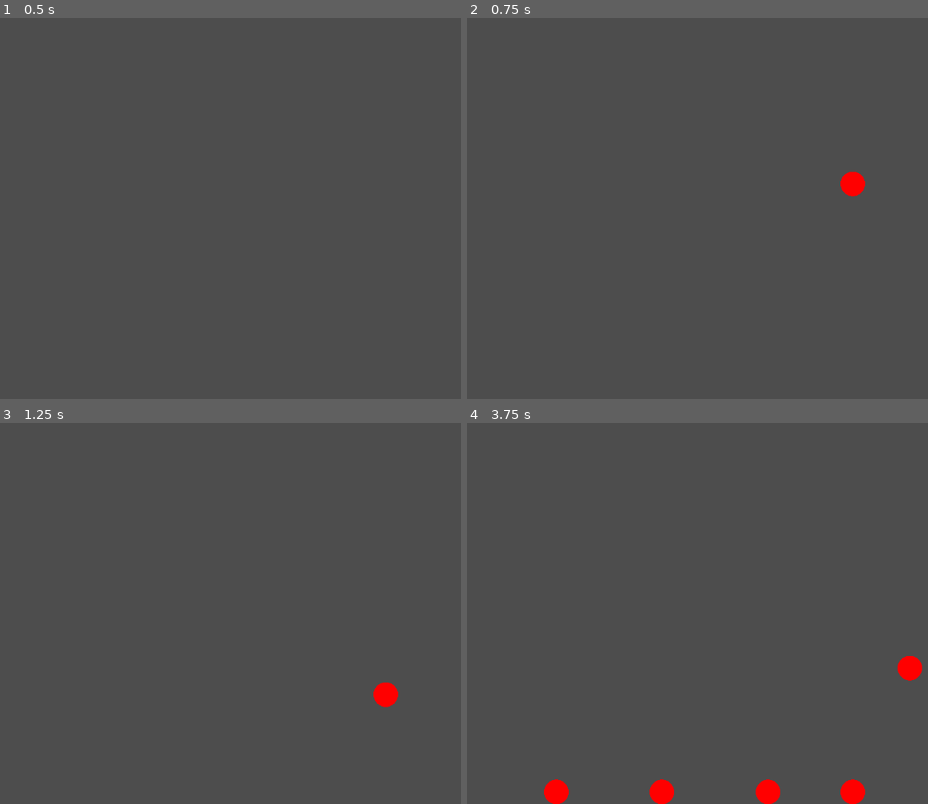
Above: before the commit, frames 1-4 (two rows, left to right).
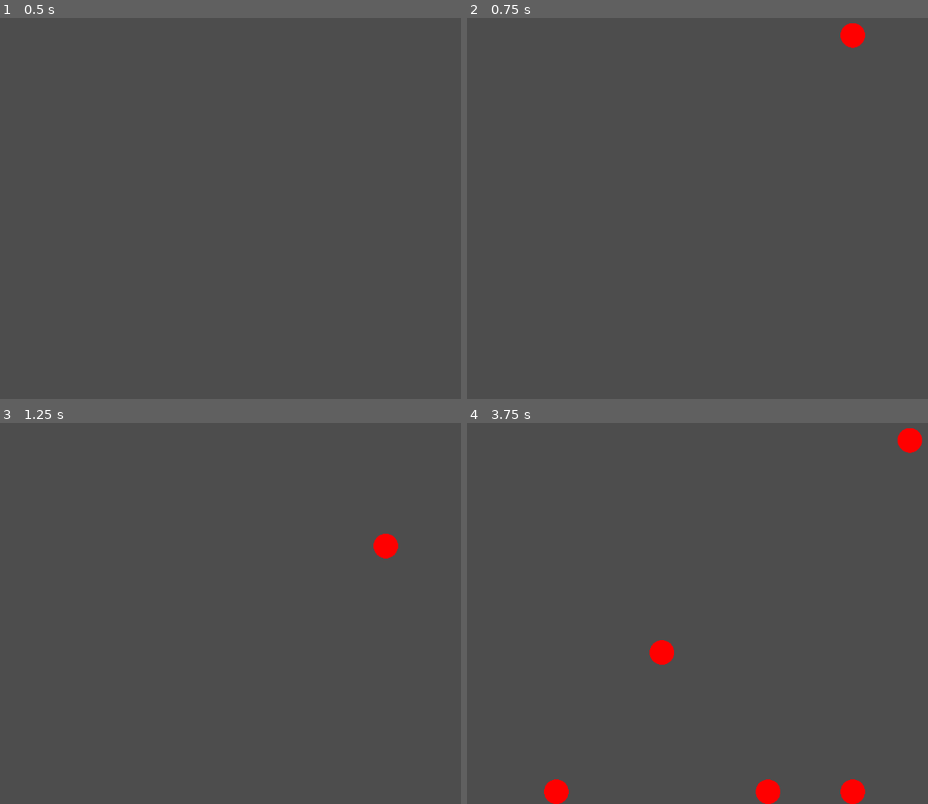
Above: after the commit, the same moments.

Repository: xalbec/SuikaIdle
Game: Godot game, scene res://Scenes/main_scene.tscn
Same seed, same stepped clock (60 frames per second), same inputs: the game is played once before the commit and once after it.
Inputs (mouse positions are in pixels of both pictures, inside the frame that each line leads up to):
- Up to frame 1 (0.5 s): no input
- Up to frame 2 (0.75 s): tap Enter at 0.5 s; move the mouse to (854, 181) at 0.52 s; click (854, 181) at 0.6 s
- Up to frame 3 (1.25 s): no input
- Up to frame 4 (3.75 s): move the mouse to (554, 624) at 1.27 s; click (554, 624) at 1.35 s; move the mouse to (766, 518) at 2.02 s; click (766, 518) at 2.1 s; move the mouse to (660, 685) at 2.77 s; click (660, 685) at 2.85 s; move the mouse to (909, 663) at 3.52 s; click (909, 663) at 3.6 s

Frame 1 is identical in both runs. In frame 2, 0.6% of the frame differs, in the area x 80-87%, y 1-47%; in frame 3, 0.6%; in frame 4, 1.2%, in the area x 16-99%, y 1-100%.
Error after the commit: Invalid access to property or key 'shape' on a base object of type 'null instance'. (res://Scripts/Slimes/slime.gd:16)

Commit message:
Added Yellow Slimes
Orange Slimes now merge into Yellow Slimes. Refactored how merge works mechanically to prevent double merging sometimes.

Diff:
--- a/Scenes/Slimes/orange_slime.tscn
+++ b/Scenes/Slimes/orange_slime.tscn
@@ -1,11 +1,15 @@
-[gd_scene load_steps=3 format=3 uid="uid://3dg6bxoqlo6a"]
+[gd_scene load_steps=4 format=3 uid="uid://3dg6bxoqlo6a"]
 
 [ext_resource type="Script" path="res://Scripts/Slimes/orange_slime.gd" id="1_u67ko"]
+
+[sub_resource type="PhysicsMaterial" id="PhysicsMaterial_38npe"]
+bounce = 0.15
 
 [sub_resource type="CircleShape2D" id="CircleShape2D_ars23"]
 radius = 50.0
 
 [node name="OrangeSlime" type="RigidBody2D"]
+physics_material_override = SubResource("PhysicsMaterial_38npe")
 contact_monitor = true
 max_contacts_reported = 1
 script = ExtResource("1_u67ko")
--- a/Scenes/Slimes/red_slime.tscn
+++ b/Scenes/Slimes/red_slime.tscn
@@ -3,12 +3,12 @@
 [ext_resource type="Script" path="res://Scripts/Slimes/red_slime.gd" id="1_86bvu"]
 
 [sub_resource type="PhysicsMaterial" id="PhysicsMaterial_wpdk8"]
+bounce = 0.15
 
 [sub_resource type="CircleShape2D" id="CircleShape2D_c68sq"]
 
 [node name="RedSlime" type="RigidBody2D"]
 physics_material_override = SubResource("PhysicsMaterial_wpdk8")
-contact_monitor = true
 max_contacts_reported = 1
 script = ExtResource("1_86bvu")
 
--- a/Scenes/Slimes/slime.tscn
+++ b/Scenes/Slimes/slime.tscn
@@ -1,13 +1,24 @@
-[gd_scene load_steps=3 format=3 uid="uid://da35k7fm72nhl"]
+[gd_scene load_steps=5 format=3 uid="uid://da35k7fm72nhl"]
 
 [ext_resource type="Script" path="res://Scripts/Slimes/slime.gd" id="1_y03o5"]
 
+[sub_resource type="PhysicsMaterial" id="PhysicsMaterial_tninj"]
+bounce = 0.15
+
 [sub_resource type="CircleShape2D" id="CircleShape2D_jwreh"]
 
+[sub_resource type="CircleShape2D" id="CircleShape2D_pva88"]
+
 [node name="Slime" type="RigidBody2D"]
+physics_material_override = SubResource("PhysicsMaterial_tninj")
 script = ExtResource("1_y03o5")
 
 [node name="CollisionShape2D" type="CollisionShape2D" parent="."]
 shape = SubResource("CircleShape2D_jwreh")
 
+[node name="MergeArea" type="Area2D" parent="."]
+
+[node name="CollisionShape2D" type="CollisionShape2D" parent="MergeArea"]
+shape = SubResource("CircleShape2D_pva88")
+
 [connection signal="body_entered" from="." to="." method="_on_body_entered"]
--- /dev/null
+++ b/Scenes/Slimes/yellow_slime.tscn
@@ -0,0 +1,17 @@
+[gd_scene load_steps=4 format=3 uid="uid://rcqvdqvoc4i"]
+
+[ext_resource type="Script" path="res://Scripts/Slimes/yellow_slime.gd" id="1_uy5mu"]
+
+[sub_resource type="PhysicsMaterial" id="PhysicsMaterial_yy6x6"]
+bounce = 0.15
+
+[sub_resource type="CircleShape2D" id="CircleShape2D_w84nj"]
+
+[node name="YellowSlime" type="RigidBody2D"]
+physics_material_override = SubResource("PhysicsMaterial_yy6x6")
+contact_monitor = true
+max_contacts_reported = 1
+script = ExtResource("1_uy5mu")
+
+[node name="CollisionShape2D" type="CollisionShape2D" parent="."]
+shape = SubResource("CircleShape2D_w84nj")
--- a/Scripts/Slimes/orange_slime.gd
+++ b/Scripts/Slimes/orange_slime.gd
@@ -3,6 +3,5 @@
 # Called when the node enters the scene tree for the first time.
 func _ready() -> void:
 	slimeColor = Color.ORANGE
-	radius = 30
 	slimeLevel = 2
-	collider.shape.radius = radius
+	super()
--- a/Scripts/Slimes/red_slime.gd
+++ b/Scripts/Slimes/red_slime.gd
@@ -2,7 +2,6 @@
 
 # Called when the node enters the scene tree for the first time.
 func _ready() -> void:
+	slimeLevel = 1
 	slimeColor = Color.RED
-	radius = 20
-	slimeLevel = 1
-	collider.shape.radius = radius
+	super()
--- a/Scripts/Slimes/slime.gd
+++ b/Scripts/Slimes/slime.gd
@@ -1,14 +1,33 @@
 class_name Slime extends Node2D
 
 @onready var collider: CollisionShape2D = $CollisionShape2D
+@onready var mergeArea: CollisionShape2D = $MergeArea/CollisionShape2D
 
 var slimeColor: Color
-var radius: float
+var radius: float = 20
 var slimeLevel: int
+var id = randf()
+
+func _ready() -> void:
+	set("contact_monitor", true)
+	set("max_contacts_reported", 3)
+	radius *= pow(sqrt(2), slimeLevel-1)
+	collider.shape.radius = radius
+	mergeArea.shape.radius = radius + 1
 
 func _draw() -> void:
 	draw_circle(Vector2(0, 0), collider.shape.radius, slimeColor, true)
 
+
+
 func _on_body_entered(body: Node) -> void:
-	if (body is Slime) and (slimeColor == body.slimeColor):
-		GameManager.registerForMerge(self)
+	if (slimeLevel < GameManager.biggestSlimeLevel) and (body is Slime) and (slimeLevel == body.slimeLevel):
+		if(id > body.id):
+			var mergePos = (global_position + body.global_position)/2
+			GameManager.processMerge(mergePos, slimeLevel)
+			body.queue_free()
+			queue_free()
+
+
+func _on_merge_area_area_entered(area: Area2D) -> void:
+	pass # Replace with function body.
--- /dev/null
+++ b/Scripts/Slimes/yellow_slime.gd
@@ -0,0 +1,6 @@
+extends Slime
+
+func _ready() -> void:
+	slimeColor = Color.YELLOW
+	slimeLevel = 3
+	super()
--- a/Scripts/game_manager.gd
+++ b/Scripts/game_manager.gd
@@ -2,39 +2,26 @@
 
 var redSlime = preload("res://Scenes/Slimes/red_slime.tscn")
 var orangeSlime = preload("res://Scenes/Slimes/orange_slime.tscn")
+var yellowSlime = preload("res://Scenes/Slimes/yellow_slime.tscn")
+
+var biggestSlimeLevel = 3
 
 var slimeDict = {
 	1 : redSlime,
-	2 : orangeSlime
+	2 : orangeSlime,
+	3 : yellowSlime
 }
 
-var registeredMerges: Array[Slime]
-
 # Called every frame. 'delta' is the elapsed time since the previous frame.
-func _process(delta: float) -> void:
+func _process(_delta: float) -> void:
 	if Input.is_action_just_pressed("DropBall"):
 		#spawn slime at mouse curser on click
-		spawnSlime(get_global_mouse_position(), 1)
-
-	processMerges()
+		spawnSlime(Vector2(get_global_mouse_position().x, 50), 1)
 
 func spawnSlime(pos: Vector2, slimeLevel: int):
 	var newSlime = slimeDict[slimeLevel].instantiate()
 	newSlime.position = pos
-	add_child(newSlime)
+	get_parent().add_child(newSlime)
 
-#Called by Slimes to register themselves for Merging
-func registerForMerge(slime: Slime):
-	registeredMerges.append(slime)
-
-#Logic for destroying old slimes and creating new bigger slime
-func processMerges():
-	if(registeredMerges.size() > 1):
-		var mergePos = (registeredMerges[0].position + registeredMerges[1].position)/2
-		var slimeLevel = registeredMerges[0].slimeLevel
-		registeredMerges[0].queue_free()
-		registeredMerges[1].queue_free()
-		spawnSlime(mergePos, slimeLevel + 1)
-		registeredMerges.clear()
-	else:
-		pass
+func processMerge(mergePos: Vector2, slimeLevel: int):
+	call_deferred("spawnSlime", mergePos, slimeLevel+1)
